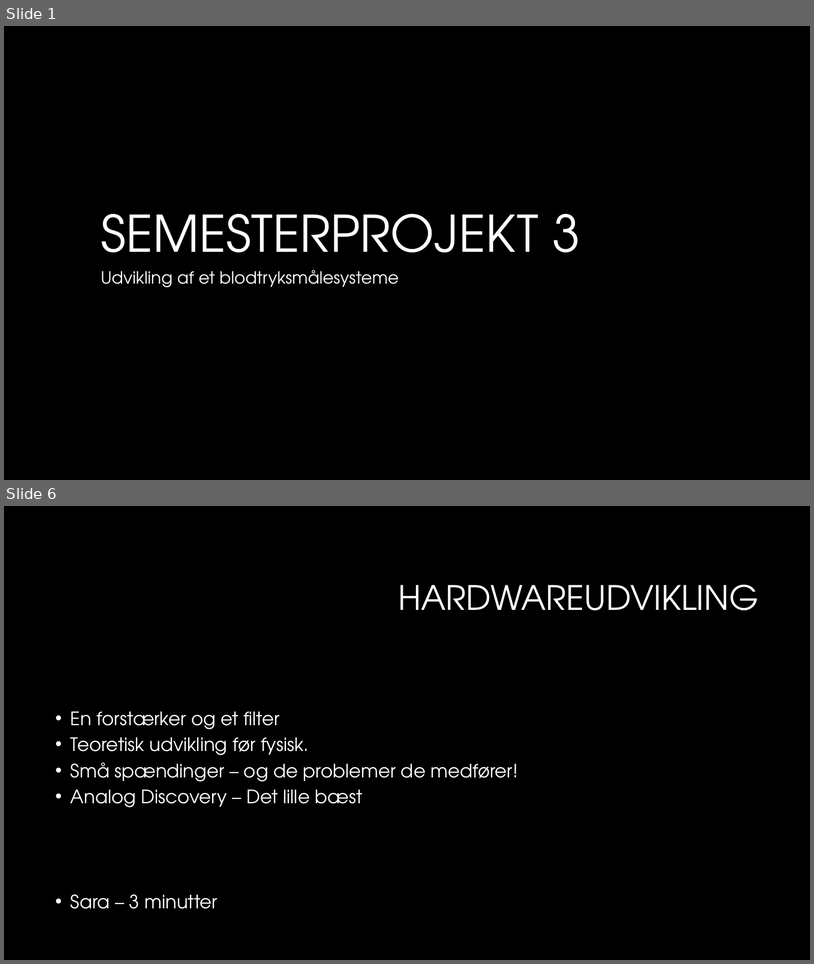
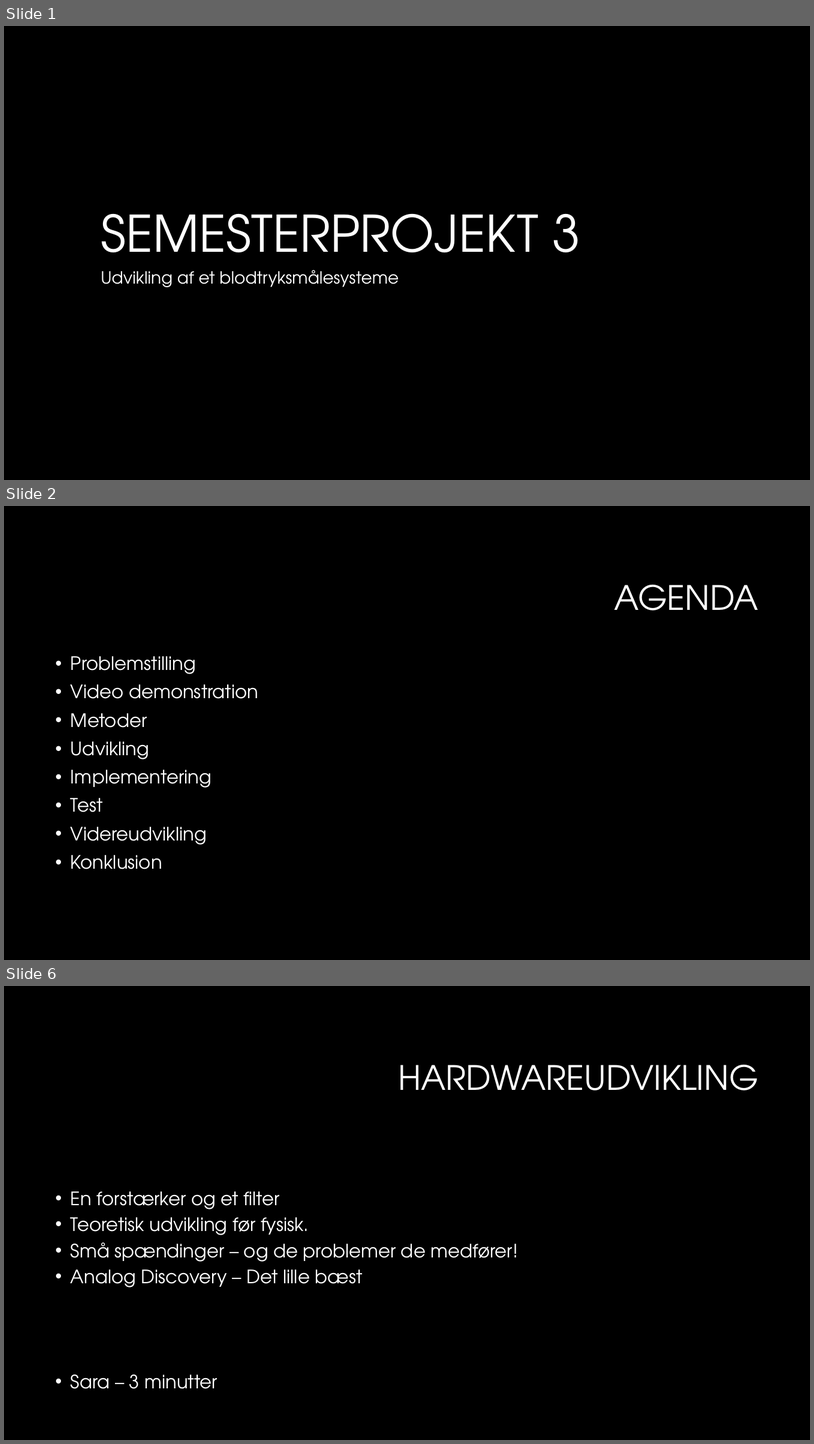
Before and after one commit to sarakirkeby/Semester-Projekt-3, a slide deck: Bifiler til projekt/Semesterprojekt 3.pptx. Shown one above the other, each under a label of ours: slides 1 and 6 before the commit, slides 1, 2 and 6 after it; the slides between them are not shown. The pictures are 814x964 and 814x1444 pixels, drawn with LibreOffice and Linux fonts; fonts in the diff are those of the drawing; background and template pictures are left out. Boxes give left, top, right and bottom in pixels: in the first picture for what was removed or moved away, otherwise in the second. Text is boxed around its words. In the diff, an @@ line names an element or a change of style, - is before the commit and + after.

```diff
--- a/Bifiler til projekt/Semesterprojekt 3.pptx
+++ b/Bifiler til projekt/Semesterprojekt 3.pptx
@@ slide 2 added at [4, 506, 810, 960], background #000000 @@
@@ title added at [615, 585, 759, 610], 40 pt, text #FFFFFF @@
+AGENDA
@@ text added at [71, 656, 258, 869], 22 pt, text #FFFFFF @@
+• Problemstilling
+• Video demonstration
+• Metoder
+• Udvikling
+• Implementering
+• Test
+• Videreudvikling
+• Konklusion
```
Also in this commit, not shown: 1 slide changed, 2 other slides added, 3 slides removed.
